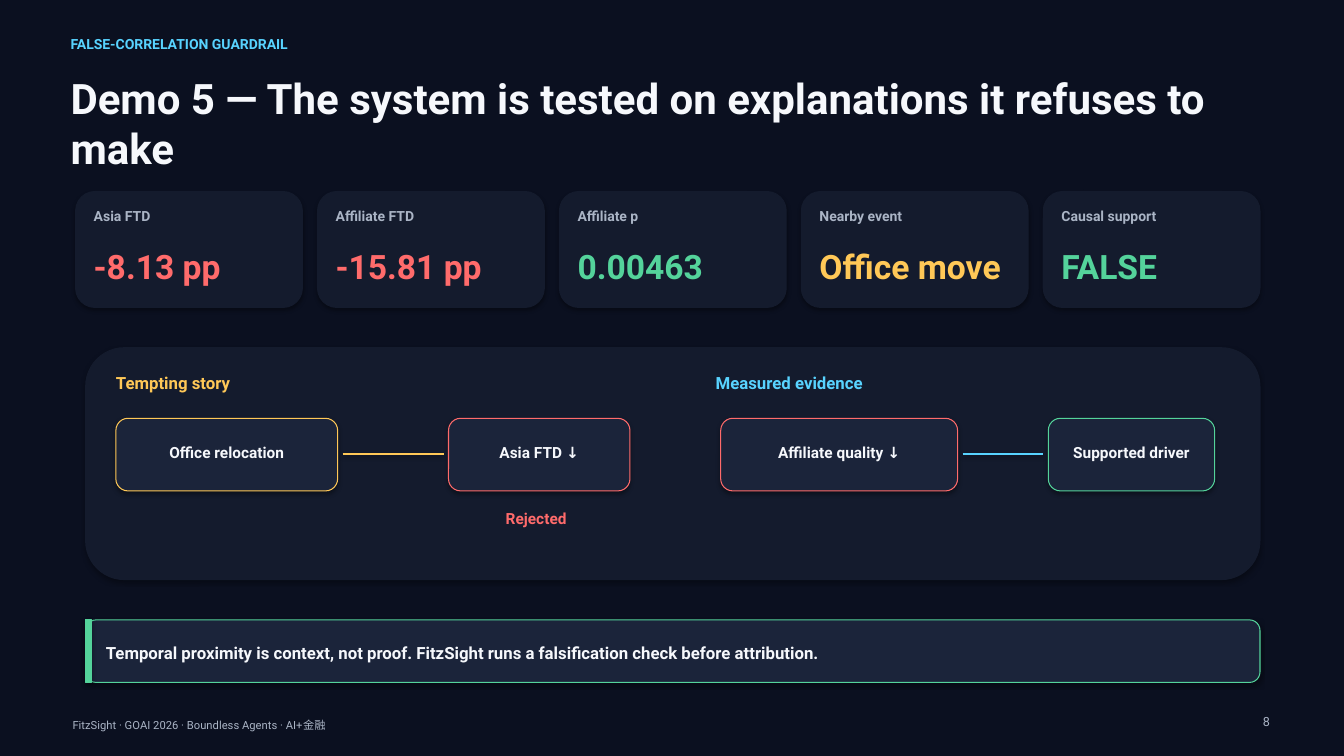
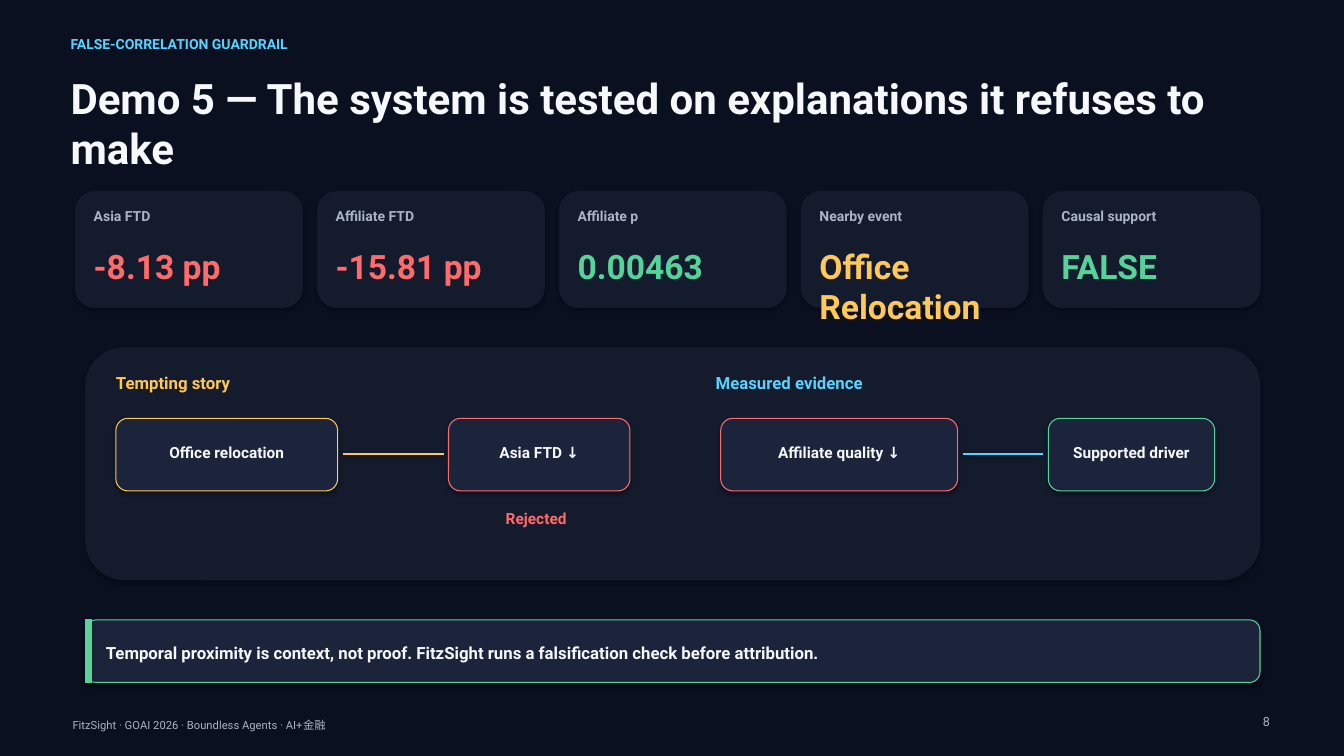
Before and after one commit to AplusNeutrino/FitzSight, a slide deck: slide 8 of submission/FitzSight_GOAI_Initial_Round.pptx. Drawn at 1344x756 pixels with LibreOffice and Linux fonts; fonts in the diff are those of the drawing. Boxes give left, top, right and bottom in pixels: in the first picture for what was removed or moved away, otherwise in the second. Text is boxed around its words. In the diff, an @@ line names an element or a change of style, - is before the commit and + after.

```diff
--- a/submission/FitzSight_GOAI_Initial_Round.pptx
+++ b/submission/FitzSight_GOAI_Initial_Round.pptx
@@ text at box(819, 253, 980, 320): text changed @@
-Office move
+Office Relocation
```
Also in this commit, not shown: 3 other slides changed, 53 other files.
